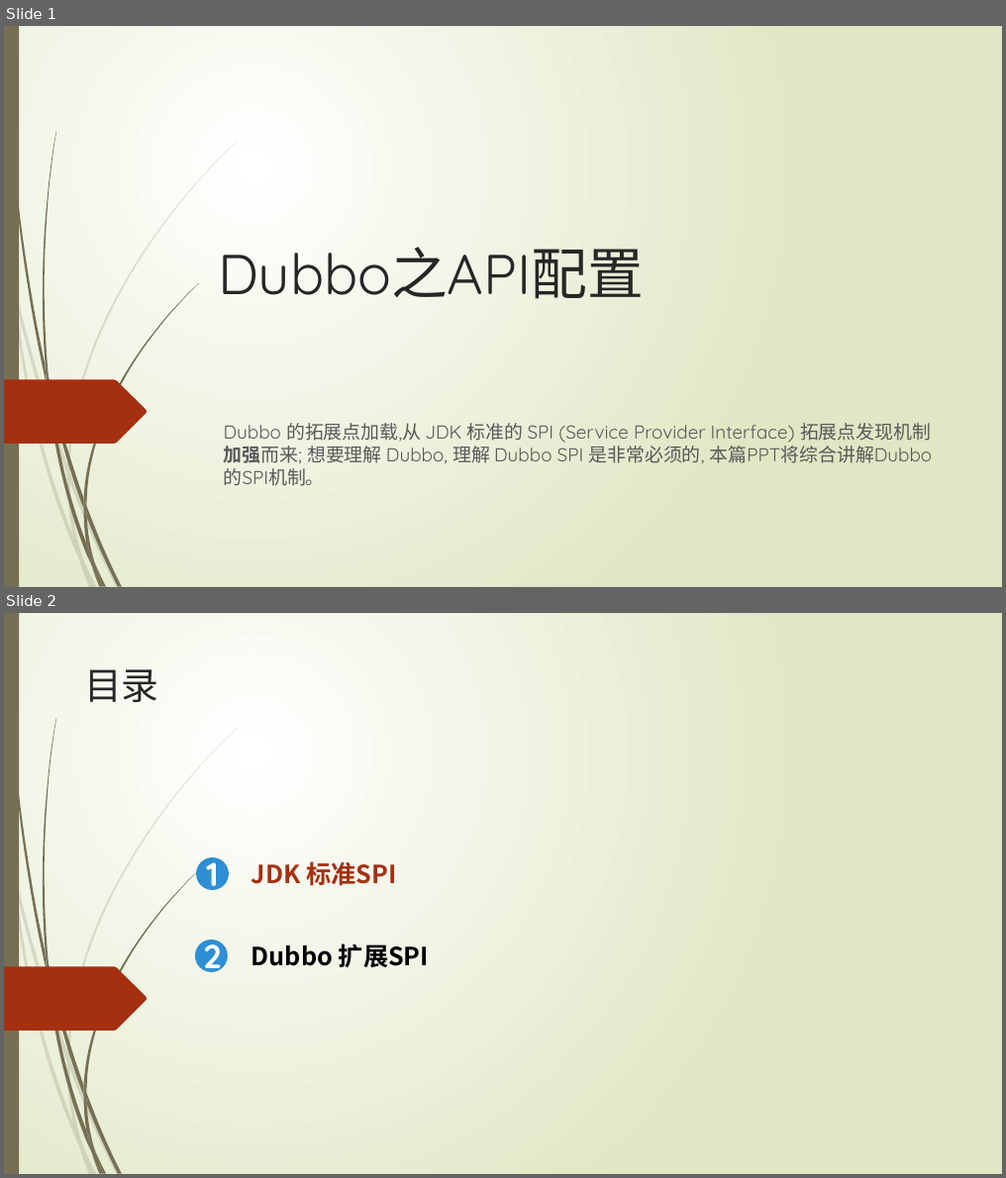
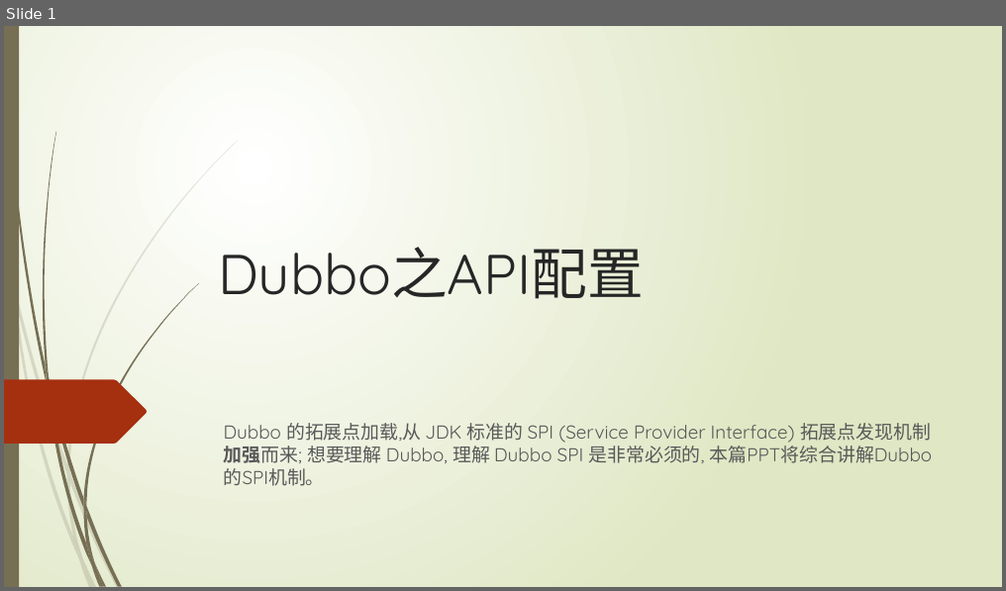
Before and after one commit to ityongman/Source_code_from-entry_to_giveup, a slide deck: dubbo/Dubbo 分析之API配置 v1.0 (二).pptx. Shown one above the other, each under a label of ours: slides 1 and 2 before the commit, slide 1 after it. The pictures are 1006x1178 and 1006x591 pixels, drawn with LibreOffice and Linux fonts; fonts in the diff are those of the drawing. Boxes give left, top, right and bottom in pixels: in the first picture for what was removed or moved away, otherwise in the second. Text is boxed around its words. In the diff, an @@ line names an element or a change of style, - is before the commit and + after.

```diff
--- a/dubbo/Dubbo 分析之API配置 v1.0 (二).pptx
+++ b/dubbo/Dubbo 分析之API配置 v1.0 (二).pptx
@@ slide 2 removed at (x1=4, y1=613, x2=1002, y2=1174), background gradient #FFFFFF to #DFE8C4; not listed: 24 template elements that a slide beside it also shows @@
@@ text removed at (x1=84, y1=669, x2=159, y2=702) @@
-目录
@@ ellipse removed at (x1=196, y1=858, x2=230, y2=891) @@
@@ text removed at (x1=206, y1=853, x2=218, y2=896) @@
-1
@@ text removed at (x1=252, y1=861, x2=396, y2=886) @@
-JDK 标准SPI
@@ text removed at (x1=203, y1=935, x2=221, y2=978) @@
-2
@@ ellipse removed at (x1=195, y1=940, x2=228, y2=973) @@
@@ text removed at (x1=252, y1=944, x2=429, y2=968) @@
-Dubbo 扩展SPI
```
Also in this commit, not shown: 13 slides added, 22 other slides removed, 6 other files.
